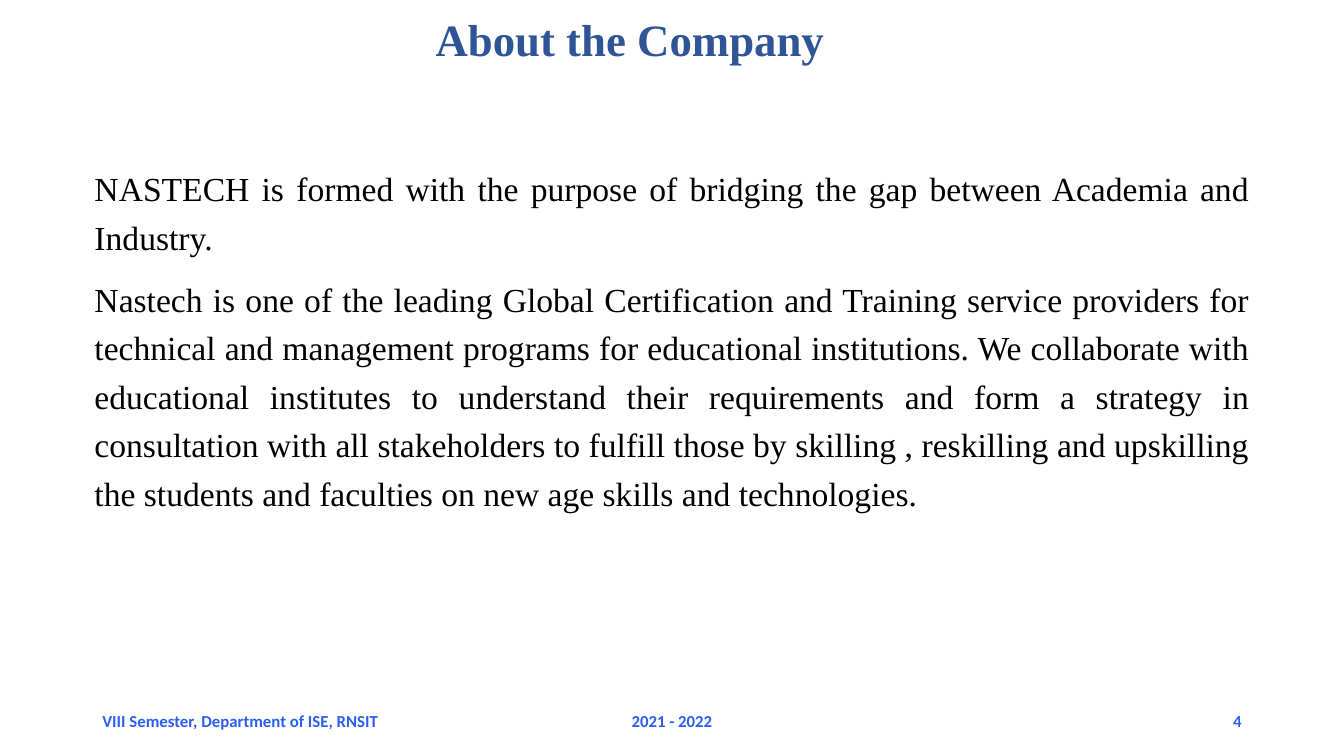
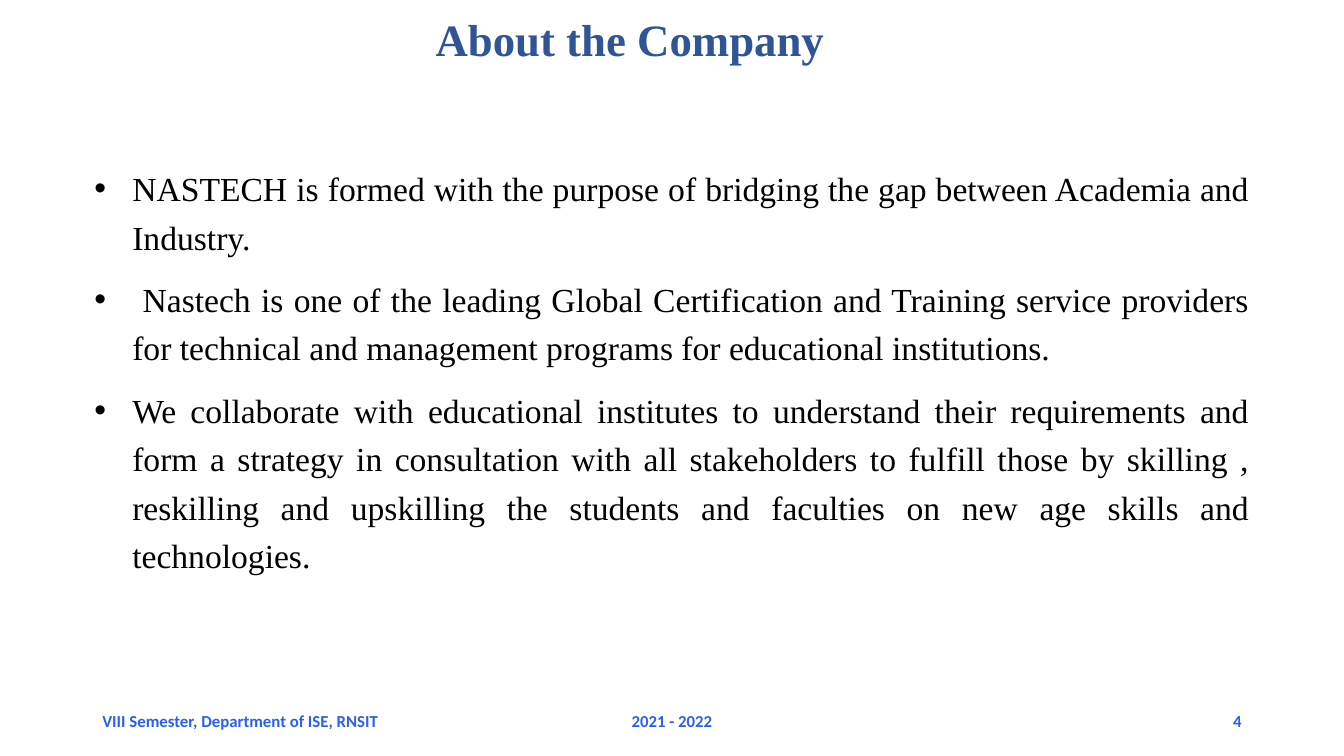
Before and after one commit to aarshabh/Depression-Detection-using-Twitter, a slide deck: slide 4 of PPT PRESENTATION.pptx. Drawn at 1344x756 pixels with LibreOffice and Linux fonts; fonts in the diff are those of the drawing; background and template pictures are left out. Boxes give left, top, right and bottom in pixels: in the first picture for what was removed or moved away, otherwise in the second. Text is boxed around its words. In the diff, an @@ line names an element or a change of style, - is before the commit and + after.

```diff
--- a/PPT PRESENTATION.pptx
+++ b/PPT PRESENTATION.pptx
@@ text at [132,177,1249,256]: bullet none to • @@
@@ text at [132,288,1249,574]: text changed @@
-Nastech is one of the leading Global Certification and Training service providers for technical and management programs for educational institutions. We collaborate with educational institutes to understand their requirements and form a strategy in consultation with all stakeholders to fulfill those by skilling , reskilling and upskilling the students and faculties on new age skills and technologies.
+• Nastech is one of the leading Global Certification and Training service providers for technical and management programs for educational institutions.
+• We collaborate with educational institutes to understand their requirements and form a strategy in consultation with all stakeholders to fulfill those by skilling , reskilling and upskilling the students and faculties on new age skills and technologies.
```
Also in this commit, not shown: 5 other slides changed.
